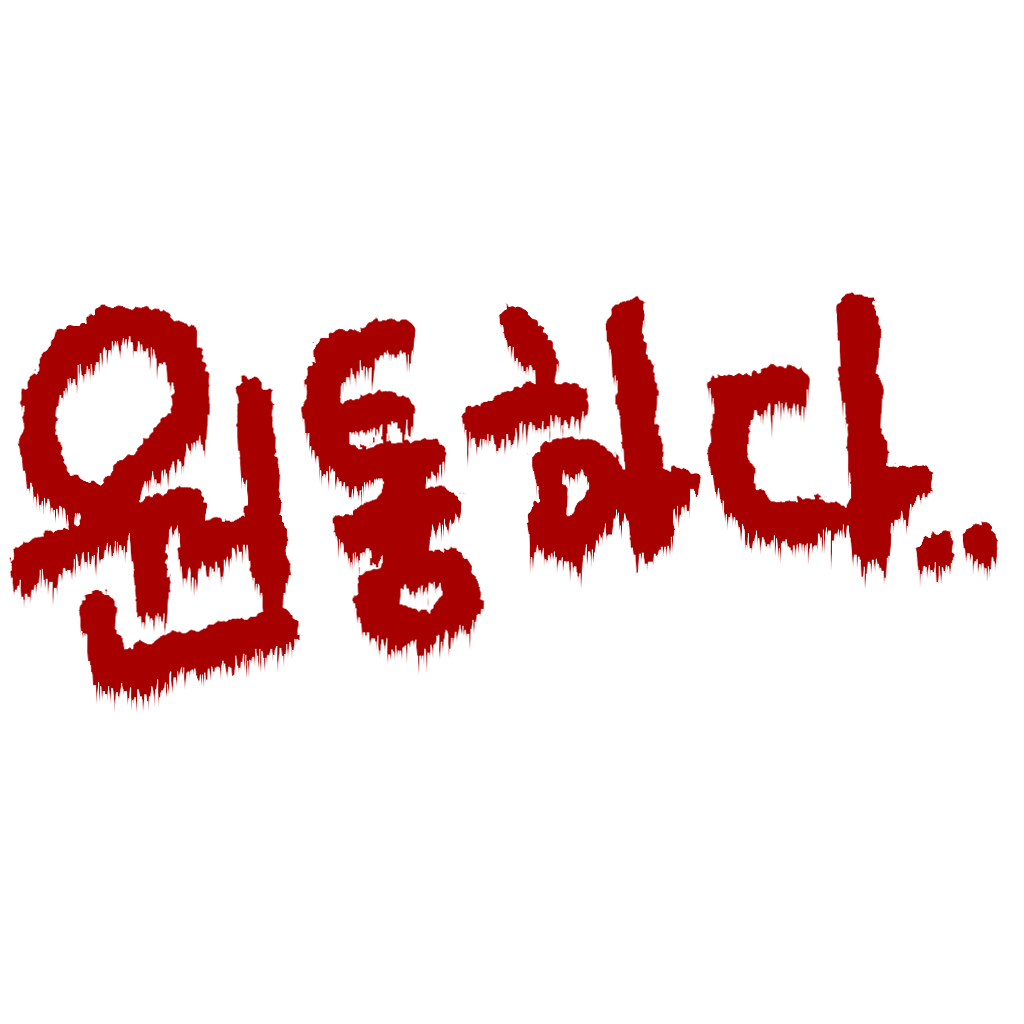
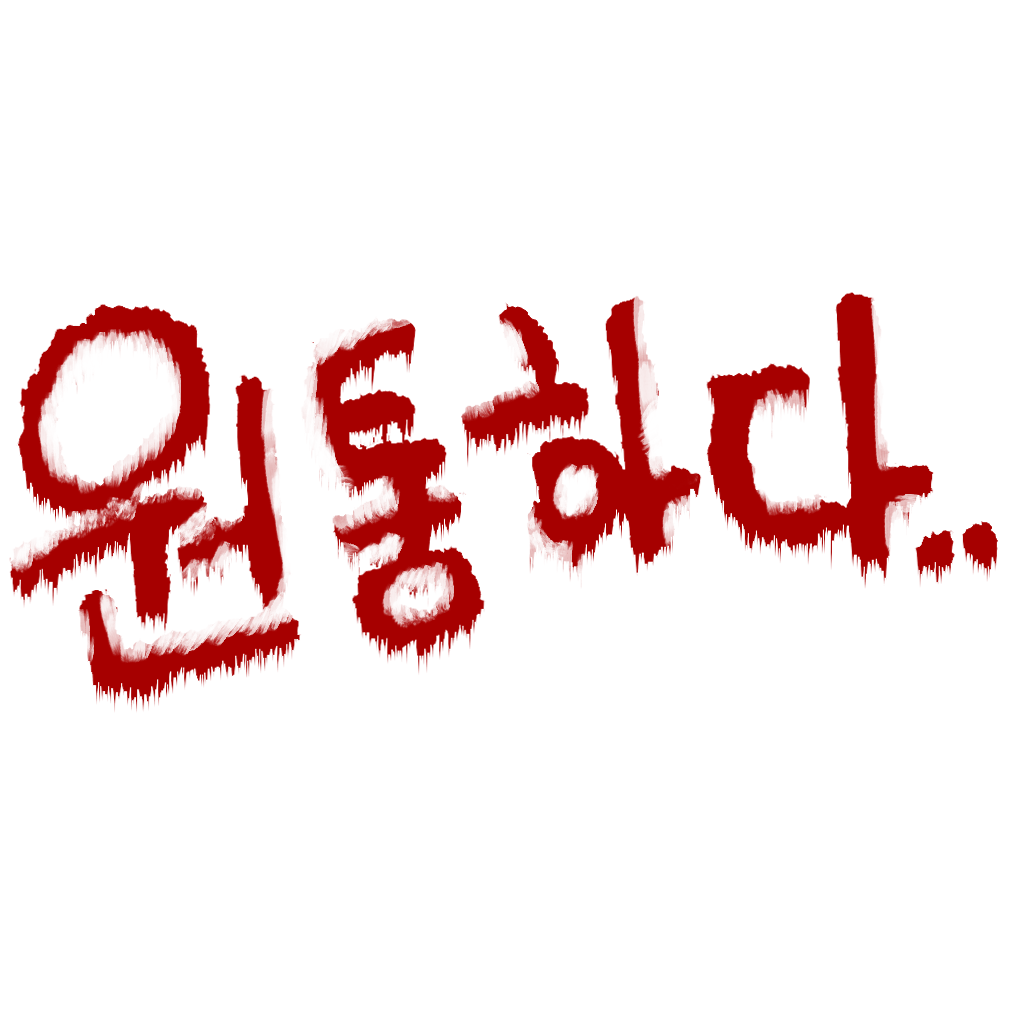
Before/after of a 1024×1024 layered artwork. What changed in the layer stack:
painted on "레이어 5", masked it over (x1=9, y1=295, x2=923, y2=664)
